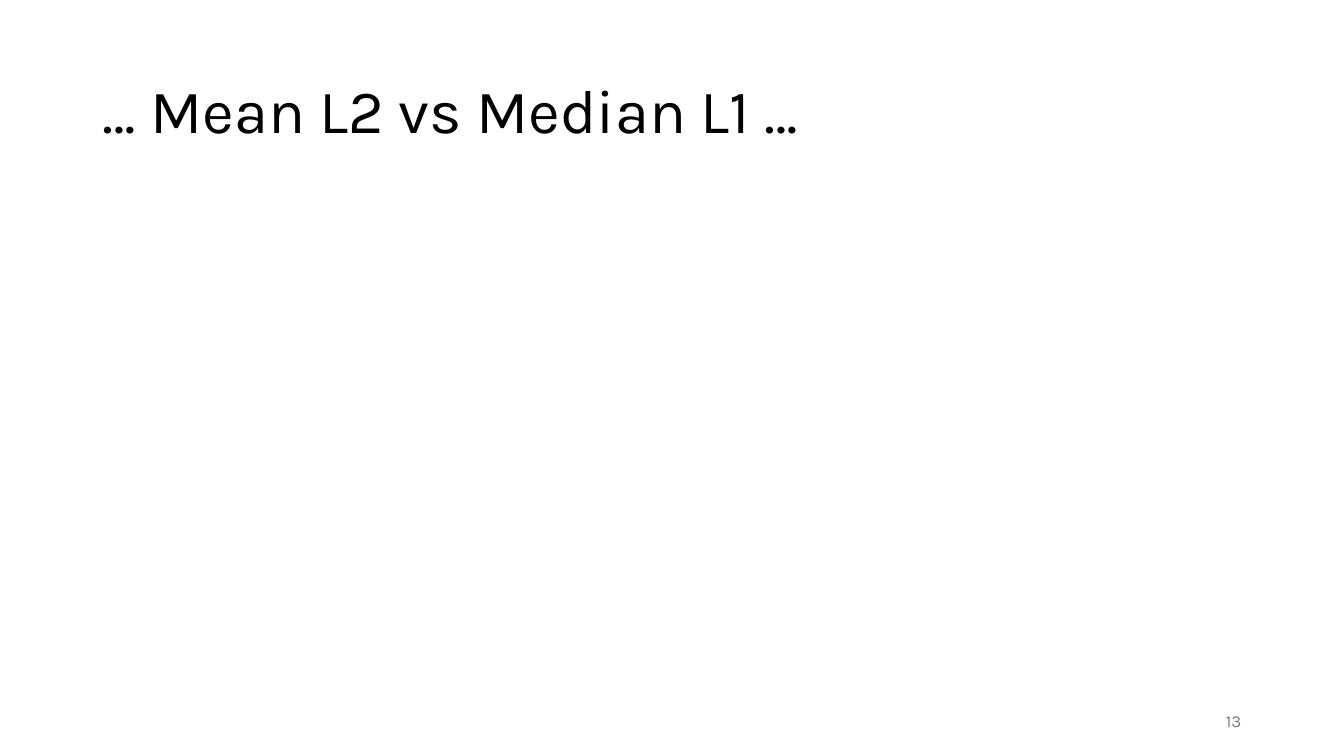
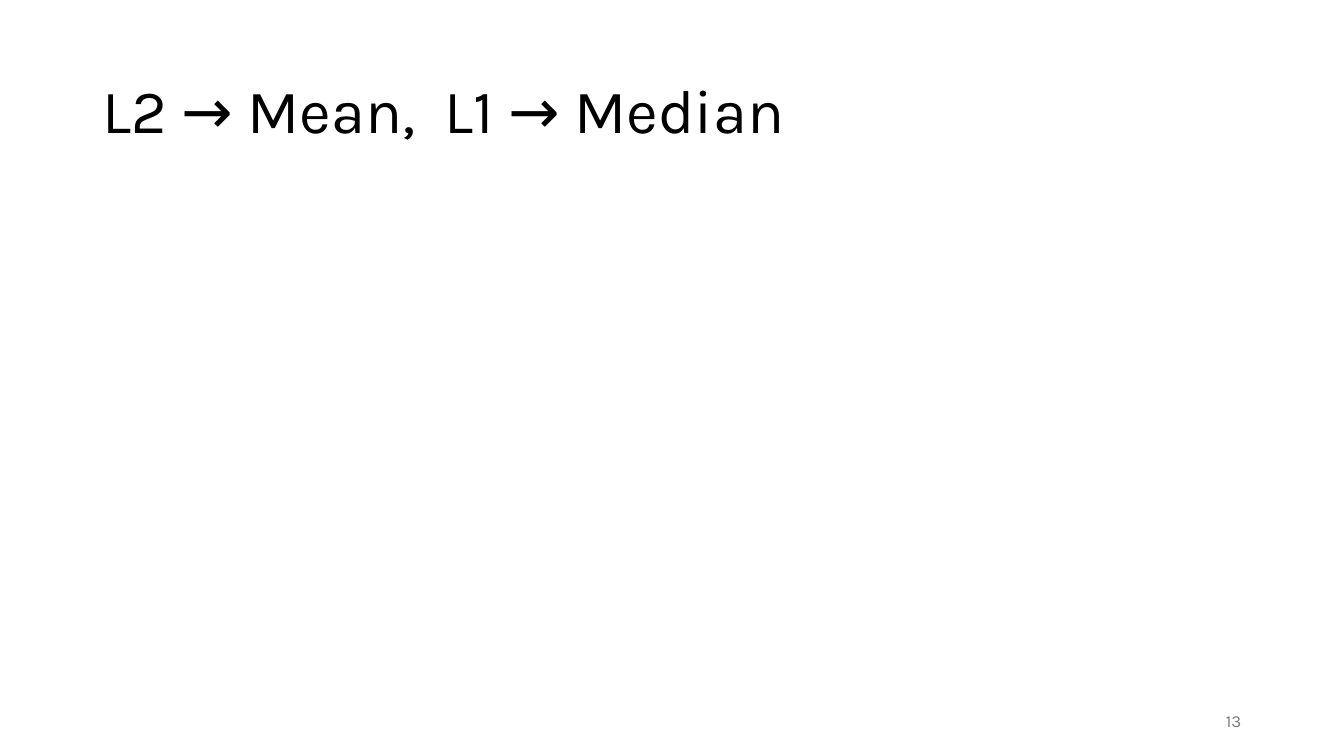
Before and after one commit to FelixWick/data_science, a slide deck: slide 13 of slides/2_clustering.pptx. Drawn at 1344x756 pixels with LibreOffice and Linux fonts; fonts in the diff are those of the drawing; grey boxes stand for pictures. Boxes give left, top, right and bottom in pixels: in the first picture for what was removed or moved away, otherwise in the second. Text is boxed around its words. In the diff, an @@ line names an element or a change of style, - is before the commit and + after.

```diff
--- a/slides/2_clustering.pptx
+++ b/slides/2_clustering.pptx
@@ title at [102, 90, 785, 140]: text changed @@
-… Mean L2 vs Median L1 …
+L2 → Mean, L1 → Median
```
Also in this commit, not shown: 1 slide added, 2 slides removed, 1 other file.
